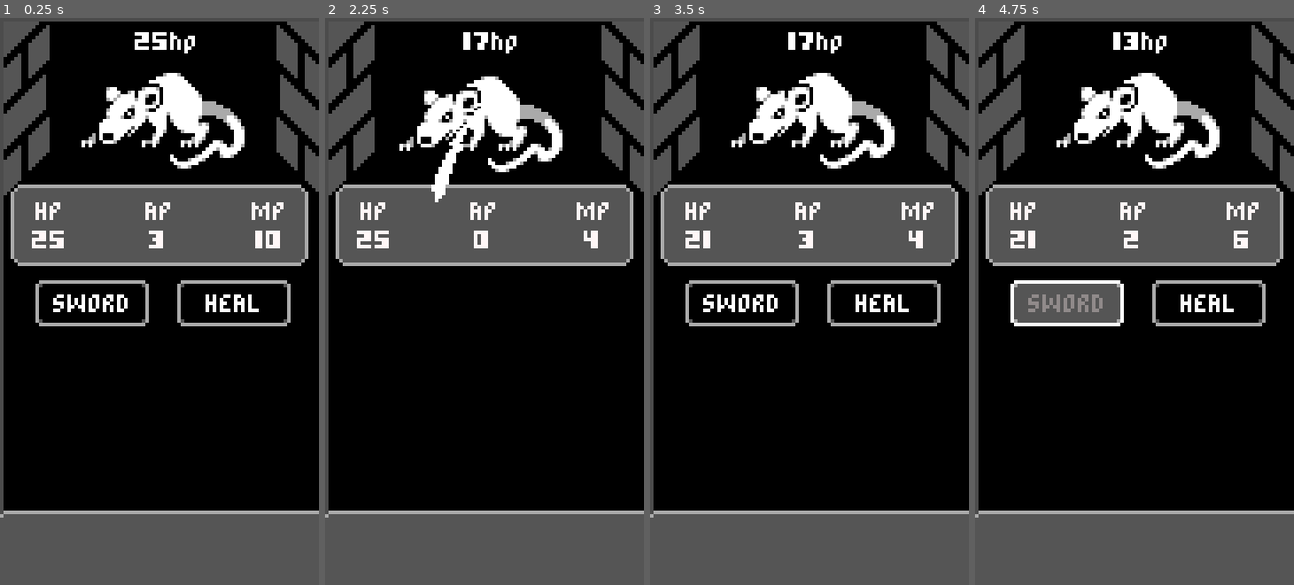
Above: before the commit, frames 1-4 (left to right).
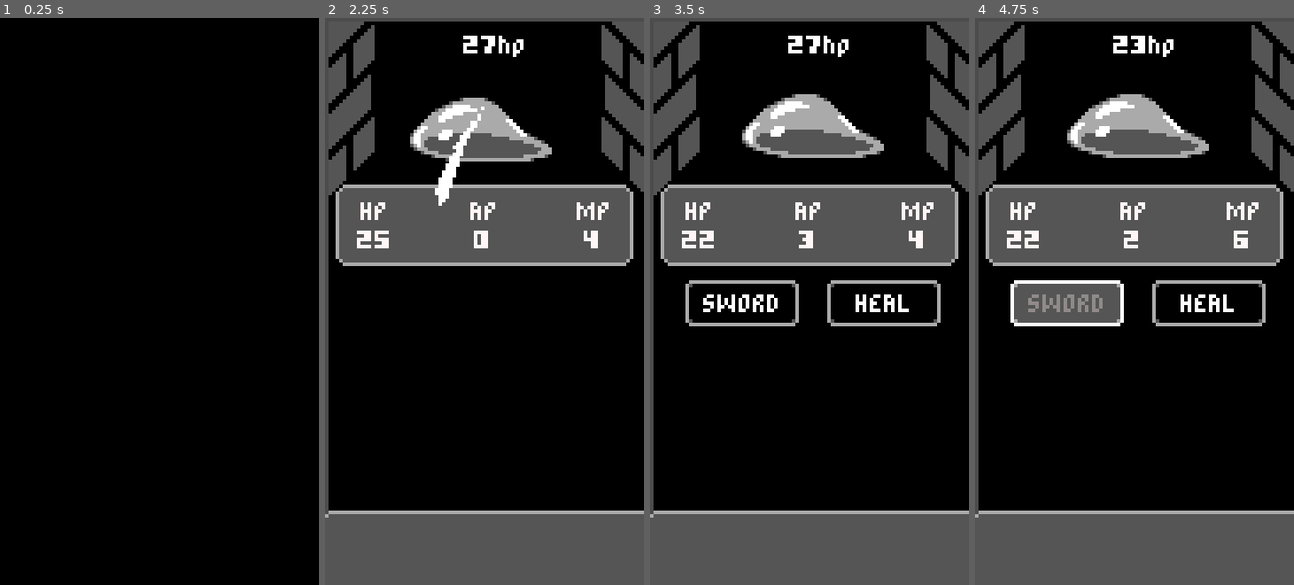
Above: after the commit, the same moments.

Repository: trunesh/turbasedRPgMobile
Game: Godot game, scene res://src/scenes/Battle.tscn
Two runs of this game, one before a commit and one after it. Both use one fixed random seed, a clock stepped at 60 frames per second and the inputs below.
Inputs:
- Up to frame 1 (0.25 s): no input
- Up to frame 2 (2.25 s): click "SWORD" at 0.5 s; click "HEAL" at 1.25 s; click "SWORD" at 2 s
- Up to frame 3 (3.5 s): no input
- Up to frame 4 (4.75 s): click "HEAL" at 3.5 s; click "SWORD" at 4.25 s

The runs differ from the first frame. In frame 1, 39% of the frame differs, in the area x 0-100%, y 0-100%; in frame 2, 5.1%; in frame 3, 5.1%; in frame 4, 5.2%.

Commit message:
turnbased RPG adding random enemies almost done replace on_death->ondied

Diff:
--- a/ActionButton.gd
+++ b/ActionButton.gd
@@ -1,20 +1,3 @@
 extends Button
 
-
-# Declare member variables here. Examples:
-# var a = 2
-# var b = "text"
-
-
-# Called when the node enters the scene tree for the first time.
-func _ready():
-	pass # Replace with function body.
-
-
-# Called every frame. 'delta' is the elapsed time since the previous frame.
-#func _process(delta):
-#	pass
-
-
-func _on_pressed():
-	pass # Replace with function body.
+const BattleUnits = preload( "res://src/battleUnits.tres")
--- /dev/null
+++ b/BattleUnits.gd
@@ -0,0 +1,6 @@
+extends Resource
+
+class_name BattleUnits
+
+var PlayerStats = null
+var Enemy = null
--- a/project.godot
+++ b/project.godot
@@ -7,6 +7,16 @@
 ;   param=value ; assign values to parameters
 
 config_version=4
+
+_global_script_classes=[ {
+"base": "Resource",
+"class": "BattleUnits",
+"language": "GDScript",
+"path": "res://BattleUnits.gd"
+} ]
+_global_script_class_icons={
+"BattleUnits": ""
+}
 
 [application]
 
--- /dev/null
+++ b/src/battleUnits.tres
@@ -0,0 +1,6 @@
+[gd_resource type="Resource" load_steps=2 format=2]
+
+[ext_resource path="res://BattleUnits.gd" type="Script" id=1]
+
+[resource]
+script = ExtResource( 1 )
--- a/src/scenes/Battle.gd
+++ b/src/scenes/Battle.gd
@@ -1,27 +1,61 @@
 extends Node
 
-onready var hpLabel=$Enemy/HPLabel
-onready var enemy = $Enemy
-onready var playerStats = $PlayerStats
+const BattleUnits = preload ("res://src/battleUnits.tres")
+
+#onready var hpLabel=$Enemy/HPLabel
+#onready var enemy = $Enemy
+#onready var playerStats = $PlayerStats
+export (Array, PackedScene) var enemies = []
+
+
 onready var battleActionButtons = $UI/BattleActionButtons
+onready var animationPlayer = $AnimationPlayer
+onready var nextRoomButton = $UI/CenterContainer/NextRoom
+onready var enemyStartPosition = $EnemyPosition
 
 func _ready():
+	randomize()
 	start_player_turn()
+	var enemy = BattleUnits.Enemy
+	if enemy!=null:
+		enemy.connect("died",self, "_on_Enemy_died")
 
 func start_enemy_turn():
 	battleActionButtons.hide()
+	var enemy = BattleUnits.Enemy
 	if enemy!=null:
-		enemy.attack(playerStats)
+		enemy.attack()
 		yield(enemy,"end_turn")
 	start_player_turn()
 
 func start_player_turn():
 	battleActionButtons.show()
+	var playerStats = BattleUnits.PlayerStats
 	playerStats.ap = playerStats.max_ap
 	yield(playerStats,"end_turn")
+	print("playerStats_ON_BATTLE ",playerStats.ap)
 	start_enemy_turn()
 
+func create_new_enemy():
+	print("Created the enemy!YAY")
+	enemies.shuffle()
+	var Enemy = enemies.front()
+	var enemy = Enemy.instance()
+	enemyStartPosition.add_child(enemy)
+	enemy.connect("died",self,"_on_Enemy_died")
+#	var enemy = BattleUnits.Enemy
+#	if enemy!=null:
+#		enemy.connect("on_death",self, "_on_Enemy_died")
+func _on_Enemy_died():
 
-func _on_Enemy_on_death():
+	nextRoomButton.show()
 	battleActionButtons.hide()
-	enemy=null
+
+func _on_NextRoom_pressed():
+	nextRoomButton.hide()
+	animationPlayer.play("FadeToNewRoom")
+	yield(animationPlayer,"animation_finished")
+	var playerStats = BattleUnits.PlayerStats
+	playerStats.ap = playerStats.max_ap
+	battleActionButtons.show()
+	create_new_enemy()
--- a/src/scenes/Battle.tscn
+++ b/src/scenes/Battle.tscn
@@ -1,7 +1,7 @@
-[gd_scene load_steps=10 format=2]
+[gd_scene load_steps=13 format=2]
 
 [ext_resource path="res://src/assets/MobileRPG Resources/Images/Mobile RPG Mockup.png" type="Texture" id=1]
-[ext_resource path="res://src/scenes/Enemy.tscn" type="PackedScene" id=2]
+[ext_resource path="res://src/scenes/Slime.tscn" type="PackedScene" id=2]
 [ext_resource path="res://src/assets/MobileRPG Resources/Images/Dungeon.png" type="Texture" id=3]
 [ext_resource path="res://src/scenes/Battle.gd" type="Script" id=4]
 [ext_resource path="res://src/scenes/PlayerStats.gd" type="Script" id=5]
@@ -9,9 +9,43 @@
 [ext_resource path="res://src/lookUptheme.tres" type="Theme" id=7]
 [ext_resource path="res://src/scenes/SwordActionButton.tscn" type="PackedScene" id=8]
 [ext_resource path="res://src/scenes/HealActionButton.tscn" type="PackedScene" id=9]
+[ext_resource path="res://src/scenes/Rat.tscn" type="PackedScene" id=10]
+
+[sub_resource type="Animation" id=1]
+resource_name = "FadeToNewRoom"
+length = 0.5
+step = 0.05
+tracks/0/type = "value"
+tracks/0/path = NodePath("Fade:modulate")
+tracks/0/interp = 2
+tracks/0/loop_wrap = true
+tracks/0/imported = false
+tracks/0/enabled = true
+tracks/0/keys = {
+"times": PoolRealArray( 0, 0.25, 0.5 ),
+"transitions": PoolRealArray( 1, 1, 1 ),
+"update": 0,
+"values": [ Color( 1, 1, 1, 0 ), Color( 1, 1, 1, 1 ), Color( 1, 1, 1, 0 ) ]
+}
+
+[sub_resource type="Animation" id=2]
+length = 0.001
+tracks/0/type = "value"
+tracks/0/path = NodePath("Fade:modulate")
+tracks/0/interp = 1
+tracks/0/loop_wrap = true
+tracks/0/imported = false
+tracks/0/enabled = true
+tracks/0/keys = {
+"times": PoolRealArray( 0 ),
+"transitions": PoolRealArray( 1 ),
+"update": 0,
+"values": [ Color( 1, 1, 1, 0 ) ]
+}
 
 [node name="Battle" type="Node"]
 script = ExtResource( 4 )
+enemies = [ ExtResource( 10 ), ExtResource( 2 ) ]
 
 [node name="PlayerStats" type="Node" parent="."]
 script = ExtResource( 5 )
@@ -29,6 +63,20 @@
 [node name="UI" type="Control" parent="."]
 anchor_right = 1.0
 anchor_bottom = 1.0
+
+[node name="CenterContainer" type="CenterContainer" parent="UI"]
+margin_right = 91.0
+margin_bottom = 47.0
+
+[node name="NextRoom" type="Button" parent="UI/CenterContainer"]
+visible = false
+margin_left = 10.0
+margin_top = 17.0
+margin_right = 80.0
+margin_bottom = 30.0
+rect_min_size = Vector2( 70, 13 )
+theme = ExtResource( 7 )
+text = "Enter Next room"
 
 [node name="StatsPanel" type="Panel" parent="UI"]
 margin_left = 3.0
@@ -105,10 +153,26 @@
 margin_left = 40.0
 margin_right = 72.0
 
-[node name="Enemy" parent="." instance=ExtResource( 2 )]
-position = Vector2( 46, 29 )
+[node name="EnemyPosition" type="Position2D" parent="."]
+position = Vector2( 45, 28 )
+
+[node name="Slime" parent="EnemyPosition" instance=ExtResource( 2 )]
+position = Vector2( 2, 2 )
+
+[node name="Fade" type="ColorRect" parent="."]
+modulate = Color( 1, 1, 1, 0 )
+anchor_right = 1.0
+anchor_bottom = 1.0
+margin_right = 1.0
+mouse_filter = 2
+color = Color( 0, 0, 0, 1 )
+
+[node name="AnimationPlayer" type="AnimationPlayer" parent="."]
+autoplay = "FadeToNewRoom"
+anims/FadeToNewRoom = SubResource( 1 )
+anims/RESET = SubResource( 2 )
 
 [connection signal="ap_changed" from="PlayerStats" to="UI/StatsPanel" method="_on_PlayerStats_ap_changed"]
 [connection signal="hp_changed" from="PlayerStats" to="UI/StatsPanel" method="_on_PlayerStats_hp_changed"]
 [connection signal="mp_changed" from="PlayerStats" to="UI/StatsPanel" method="_on_PlayerStats_mp_changed"]
-[connection signal="on_death" from="Enemy" to="." method="_on_Enemy_on_death"]
+[connection signal="pressed" from="UI/CenterContainer/NextRoom" to="." method="_on_NextRoom_pressed"]
--- a/src/scenes/Enemy.gd
+++ b/src/scenes/Enemy.gd
@@ -1,20 +1,31 @@
 extends Node2D
 
-var hp = 25 setget set_hp
-var target = null
+const BattleUnits = preload("res://src/battleUnits.tres")
+
+export(int) var hp = 25 setget set_hp
+export(int) var attack_damage = 4
+
 
 
 onready var hpLabel = $HPLabel
 
 onready var animationPlayer = $AnimationPlayer
 
-signal on_death
+signal died
 signal end_turn
 
 func set_hp(new_hp):
 	hp = new_hp
-	hpLabel.text= str(hp) + "hp"
+	if hpLabel!=null:
+		hpLabel.text= str(hp) + "hp"
 
+
+
+func _ready():
+	BattleUnits.Enemy = self
+
+func _exit_tree():
+	BattleUnits.Enemy = null
 #	if hp <=0:
 #		emit_signal("on_death")
 #		queue_free()
@@ -27,20 +38,16 @@
 #		var player = battle.find_node("PlayerStats")
 #		player.hp-=3
 
-func attack(target)-> void:
+func attack()-> void:
 	yield(get_tree().create_timer(0.4),"timeout")
 	animationPlayer.play("Attack")
-	self.target =target
-
 	yield(animationPlayer,"animation_finished")
-
-	self.target  = null
 	emit_signal("end_turn")
 
 func take_damage(amount):
 	self.hp-=amount
 	if is_dead():
-		emit_signal("on_death")
+		emit_signal("died")
 		queue_free()
 	else:
 		animationPlayer.play("Shake")
@@ -48,5 +55,5 @@
 	return hp <=0
 
 func deal_damage():
-	self.target.hp -=4
-	print("deal damage")
+	BattleUnits.PlayerStats.hp -=attack_damage
+#	print("deal damage")
--- a/src/scenes/HealActionButton.gd
+++ b/src/scenes/HealActionButton.gd
@@ -7,8 +7,9 @@
 
 
 func _on_pressed():
-	var main = get_tree().current_scene
-	var playerStats = main.find_node("PlayerStats")
+#	var main = get_tree().current_scene
+#	var playerStats = main.find_node("PlayerStats")
+	var playerStats = BattleUnits.PlayerStats
 	if playerStats!= null :
 		if playerStats.mp>=8:
 			playerStats.hp+=5
--- a/src/scenes/PlayerStats.gd
+++ b/src/scenes/PlayerStats.gd
@@ -1,4 +1,6 @@
 extends Node
+
+const BattleUnits = preload("res://src/battleUnits.tres")
 
 var max_hp = 25
 var hp = max_hp setget set_hp
@@ -21,9 +23,18 @@
 func set_ap(value):
 	ap=clamp(value,0,max_ap)
 	emit_signal("ap_changed",ap)
-	if ap==0:
+	print("PLAYERSTATS ", ap)
+	if ap<=0:
 		emit_signal("end_turn")
 
 func set_mp(value):
 	mp=clamp(value,0,max_mp)
 	emit_signal("mp_changed",mp)
+
+
+func _ready():
+	BattleUnits.PlayerStats = self
+
+
+func _exit_tree():
+	BattleUnits.PlayerStats = null
--- /dev/null
+++ b/src/scenes/Rat.tscn
@@ -0,0 +1,5 @@
+[gd_scene load_steps=2 format=2]
+
+[ext_resource path="res://src/scenes/Enemy.tscn" type="PackedScene" id=1]
+
+[node name="Rat" instance=ExtResource( 1 )]
--- /dev/null
+++ b/src/scenes/Slime.tscn
@@ -0,0 +1,14 @@
+[gd_scene load_steps=3 format=2]
+
+[ext_resource path="res://src/scenes/Enemy.tscn" type="PackedScene" id=1]
+[ext_resource path="res://src/assets/MobileRPG Resources/Images/Slime.png" type="Texture" id=2]
+
+[node name="Slime" instance=ExtResource( 1 )]
+hp = 35
+attack_damage = 3
+
+[node name="Sprite" parent="." index="0"]
+texture = ExtResource( 2 )
+
+[node name="HPLabel" parent="." index="1"]
+text = "35hp"
--- a/src/scenes/SwordActionButton.gd
+++ b/src/scenes/SwordActionButton.gd
@@ -8,14 +8,17 @@
 
 # Called when the node enters the scene tree for the first time.
 func _on_pressed():
-	var main  = get_tree().current_scene
-	var enemy = main.find_node("Enemy")
-	var playerStats = main.find_node("PlayerStats")
+#	var main  = get_tree().current_scene
+#	var enemy = main.find_node("Enemy")
+	#var playerStats = main.find_node("PlayerStats")
+	var playerStats = BattleUnits.PlayerStats
+	var enemy = BattleUnits.Enemy
 	if enemy!=null and playerStats!=null:
 		create_slash(enemy.global_position)
 		enemy.take_damage(4)
 		playerStats.mp+=2
 		playerStats.ap-=1
+		print("SWORDACTION_BUTTON",playerStats.ap)
 
 
 func create_slash(position):
